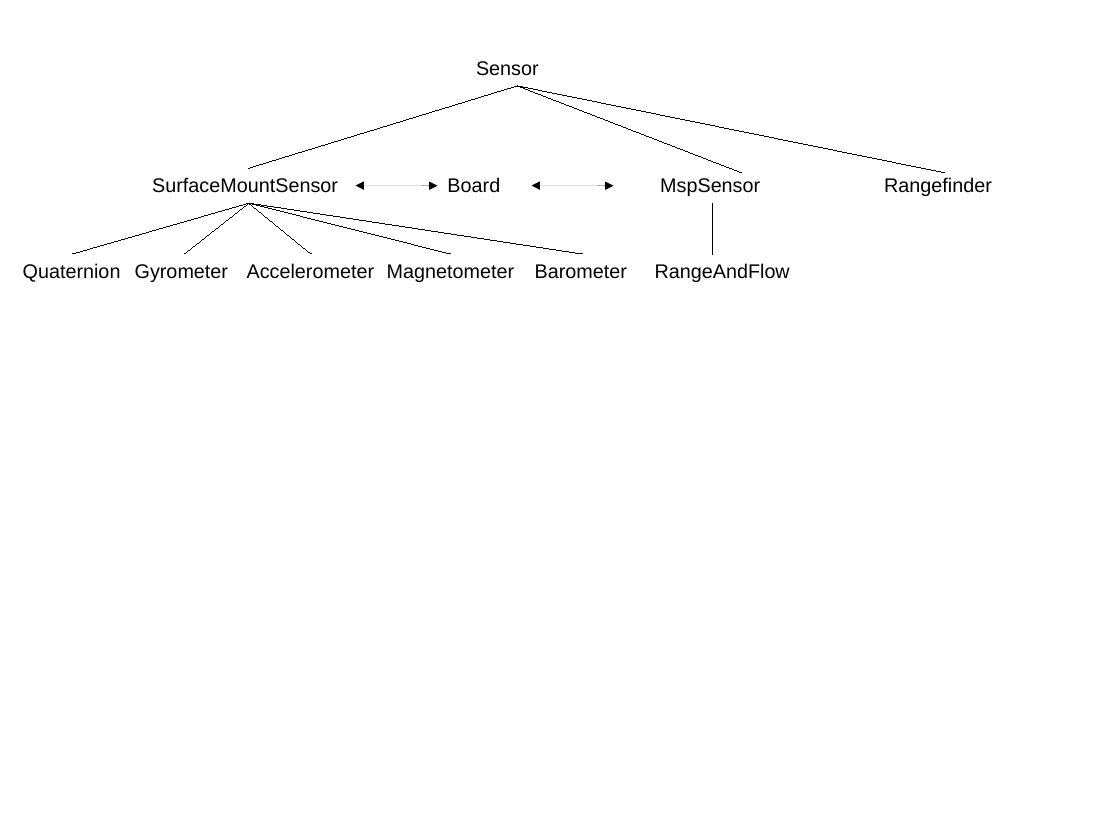
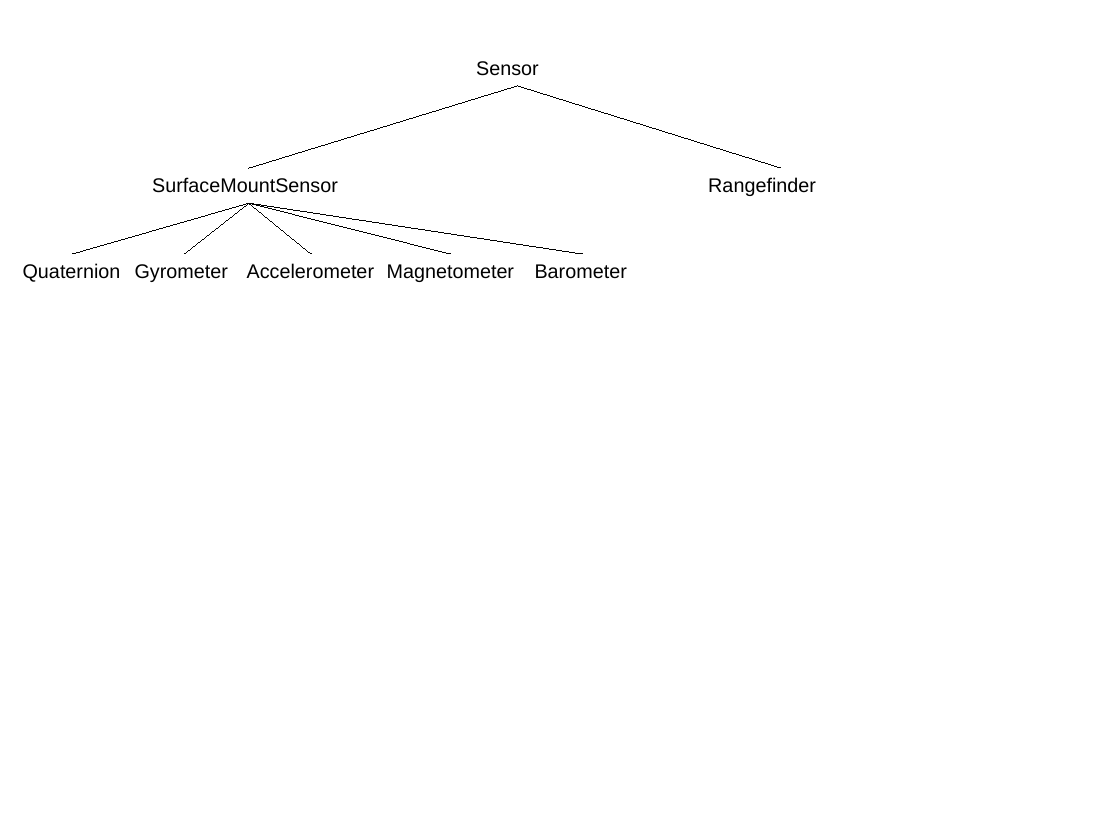
Before and after one commit to simondlevy/Hackflight, a slide deck: slide 1 of extras/media/sensors.pptx. Drawn at 1120x840 pixels with LibreOffice and Linux fonts; fonts in the diff are those of the drawing. Boxes give left, top, right and bottom in pixels: in the first picture for what was removed or moved away, otherwise in the second. Text is boxed around its words. In the diff, an @@ line names an element or a change of style, - is before the commit and + after.

Commit message:
Updated sensors class hierarchy diagram

```diff
--- a/extras/media/sensors.pptx
+++ b/extras/media/sensors.pptx
@@ freeform shape removed at (x1=517, y1=85, x2=945, y2=173) @@
@@ freeform shape removed at (x1=517, y1=85, x2=742, y2=173) @@
@@ line added from (517, 85) to (781, 168), #000000 0.75 pt @@
@@ text removed at (x1=447, y1=177, x2=500, y2=193) @@
-Board
@@ text removed at (x1=660, y1=178, x2=760, y2=196) @@
-MspSensor
@@ text "Rangefinder" moved from (x1=884, y1=177, x2=992, y2=196) to (x1=708, y1=177, x2=816, y2=196) @@
@@ freeform shape removed at (x1=356, y1=186, x2=438, y2=186) @@
@@ freeform shape removed at (x1=532, y1=186, x2=614, y2=186) @@
@@ freeform shape removed at (x1=713, y1=203, x2=713, y2=254) @@
@@ text removed at (x1=655, y1=263, x2=790, y2=282) @@
-RangeAndFlow
```
Also in this commit, not shown: 2 other files.
